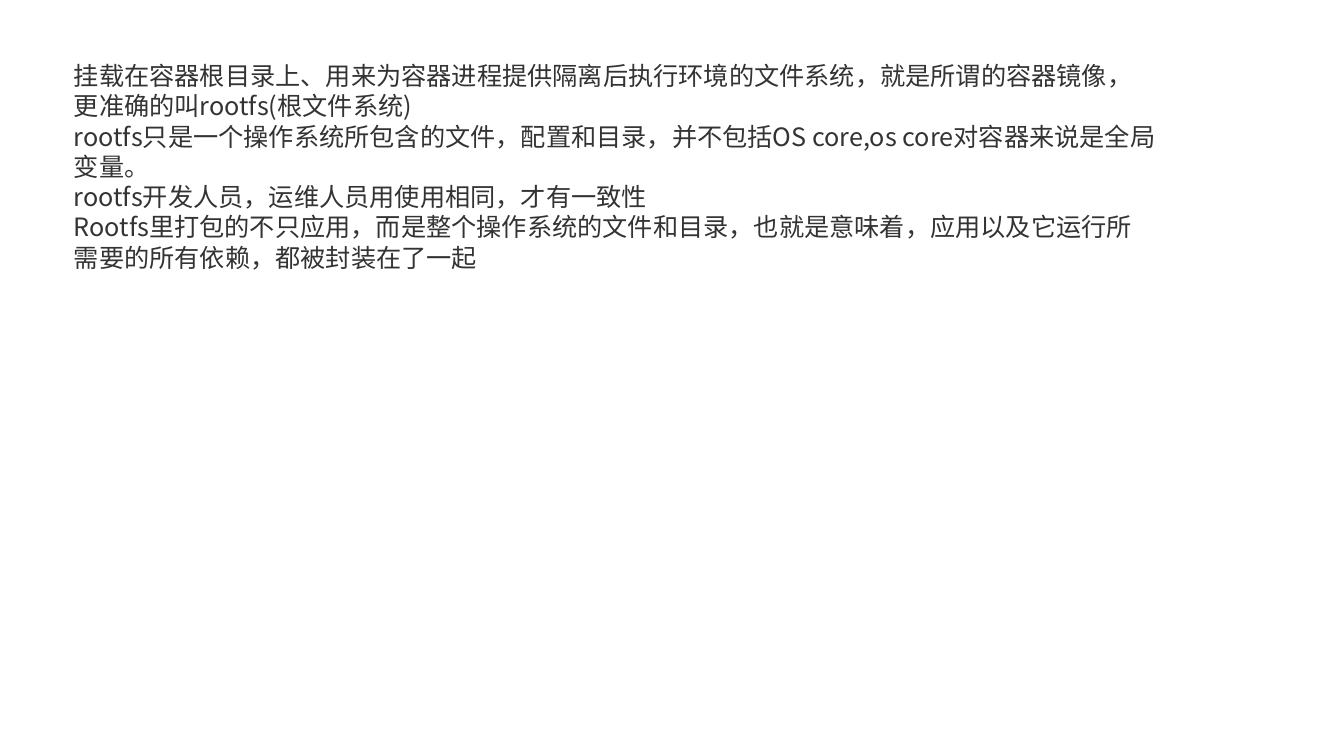
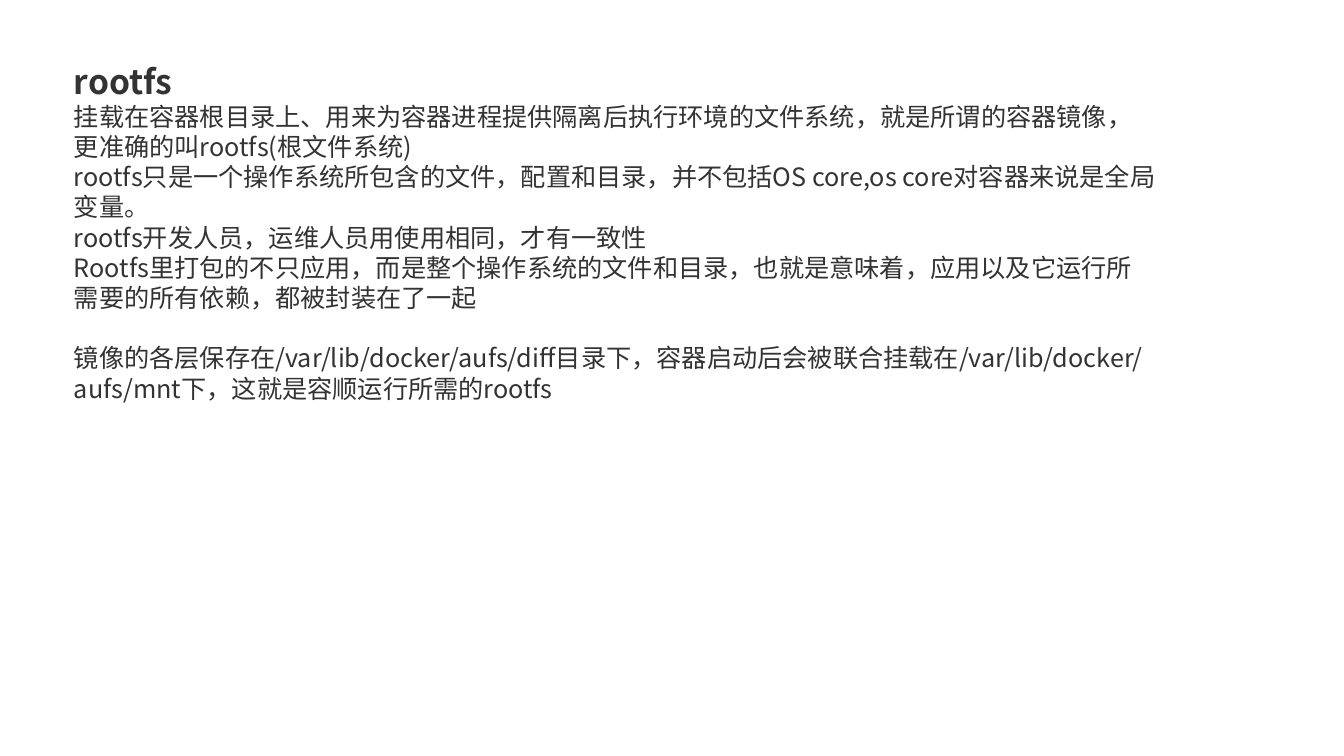
Before and after one commit to axzxs2001/Asp.NetCoreExperiment, a slide deck: slide 11 of Asp.NetCoreExperiment/kubernetes/kubernetes.pptx. Drawn at 1344x756 pixels with LibreOffice and Linux fonts; fonts in the diff are those of the drawing. Boxes give left, top, right and bottom in pixels: in the first picture for what was removed or moved away, otherwise in the second. Text is boxed around its words. In the diff, an @@ line names an element or a change of style, - is before the commit and + after.

```diff
--- a/Asp.NetCoreExperiment/kubernetes/kubernetes.pptx
+++ b/Asp.NetCoreExperiment/kubernetes/kubernetes.pptx
@@ text at [74, 66, 172, 95]: paragraph added @@
+rootfs
@@ text at [74, 345, 1143, 403]: paragraph added @@
+镜像的各层保存在/var/lib/docker/aufs/diff目录下，容器启动后会被联合挂载在/var/lib/docker/aufs/mnt下，这就是容顺运行所需的rootfs
```
Also in this commit, not shown: 2 other slides changed, 14 slides added, 2 other files.
